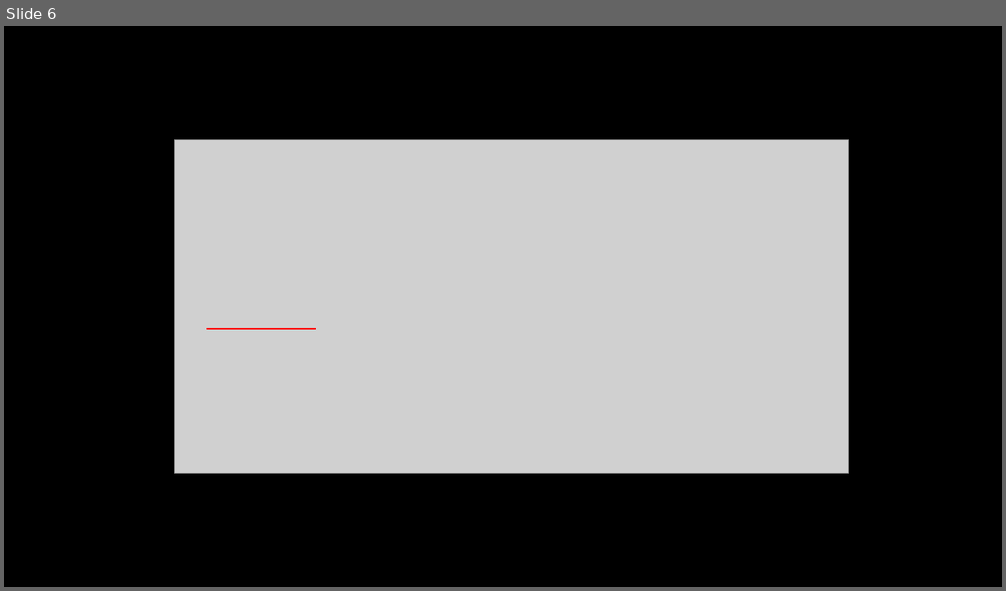
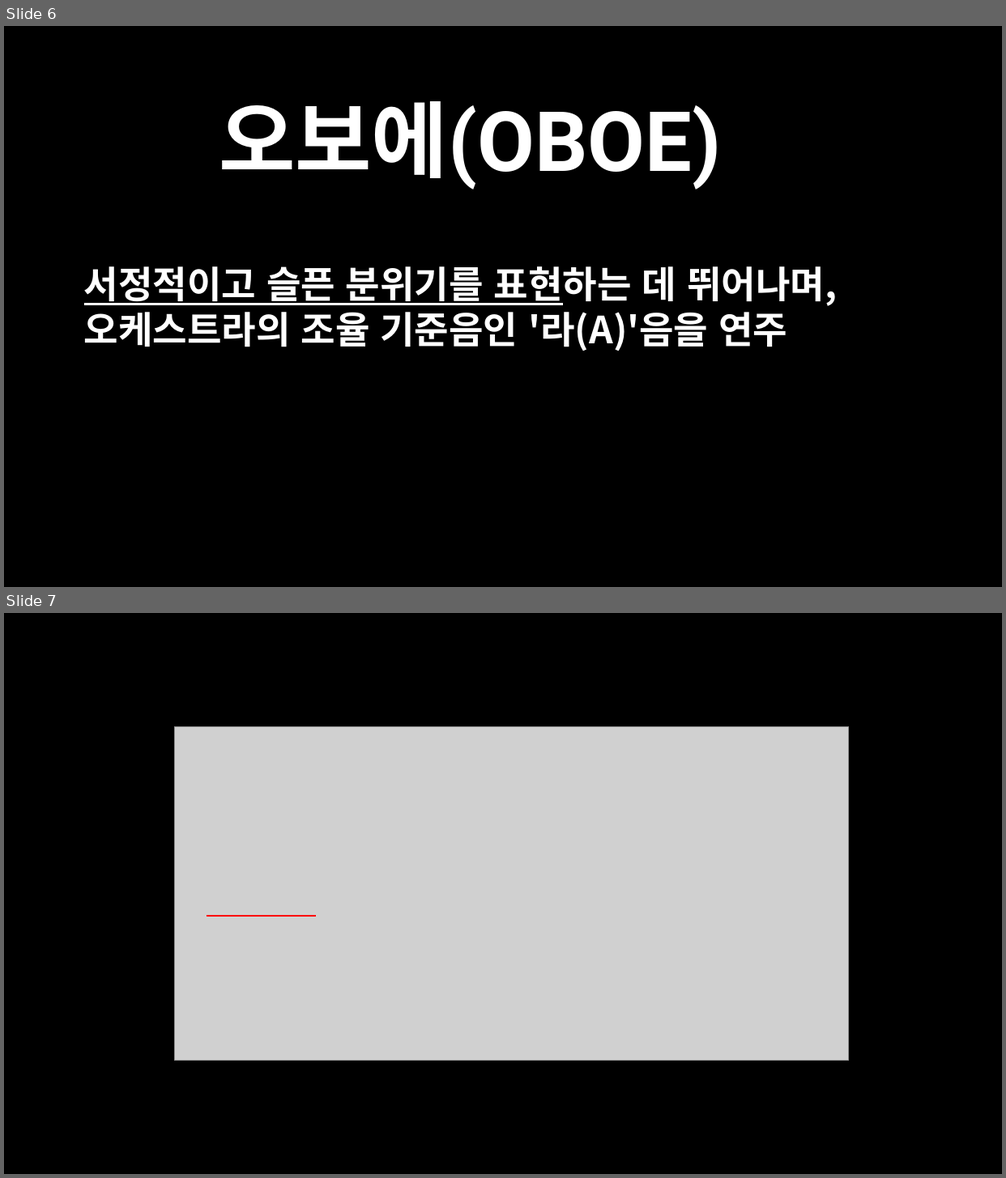
Before and after one commit to MINGYU-1/oboe_album_rag_project, a slide deck: 오보에 최종프로젝트 발표.pptx. Shown one above the other, each under a label of ours: slide 6 before the commit, slides 6 and 7 after it. The pictures are 1006x591 and 1006x1178 pixels, drawn with LibreOffice and Linux fonts; fonts in the diff are those of the drawing; grey boxes stand for pictures; background and template pictures are left out. Boxes give left, top, right and bottom in pixels: in the first picture for what was removed or moved away, otherwise in the second. Text is boxed around its words. In the diff, an @@ line names an element or a change of style, - is before the commit and + after.

```diff
--- a/오보에 최종프로젝트 발표.pptx
+++ b/오보에 최종프로젝트 발표.pptx
@@ slide 6 added at bbox=[4, 26, 1002, 587], background picture (left out) @@
@@ rectangle added at bbox=[4, 26, 1002, 587], fill #000000 at 69% opacity, outline #092A39 1.5 pt @@
@@ text added at bbox=[219, 101, 722, 190], 80 pt, text #FFFFFF, bold @@
+오보에(OBOE)
@@ text added at bbox=[84, 267, 837, 352], 36 pt, text #FFFFFF, bold @@
+서정적이고 슬픈 분위기를 표현하는 데 뛰어나며, 오케스트라의 조율 기준음인 '라(A)'음을 연주
@@ what was slide 6 is now slide 7 @@
```
Also in this commit, not shown: 13 slides changed, 39 other slides added, 2 slides removed, 9 other files.
